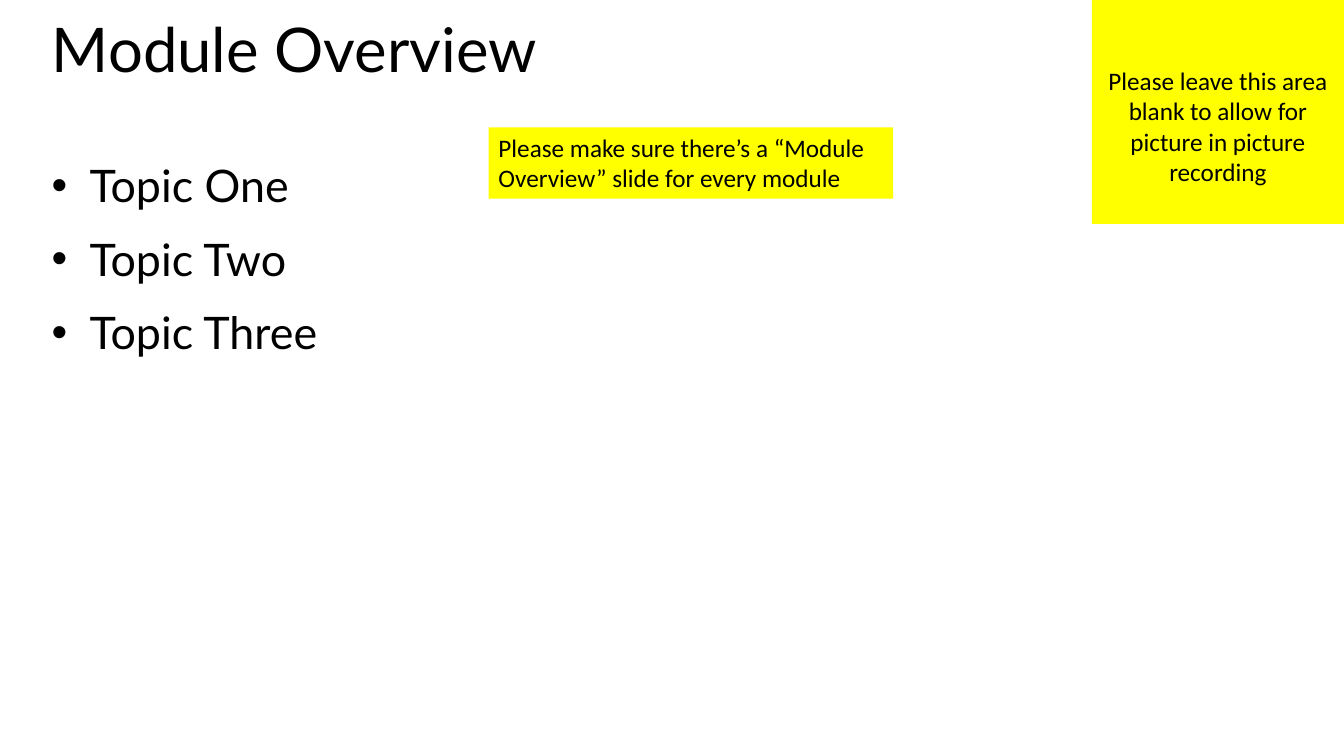
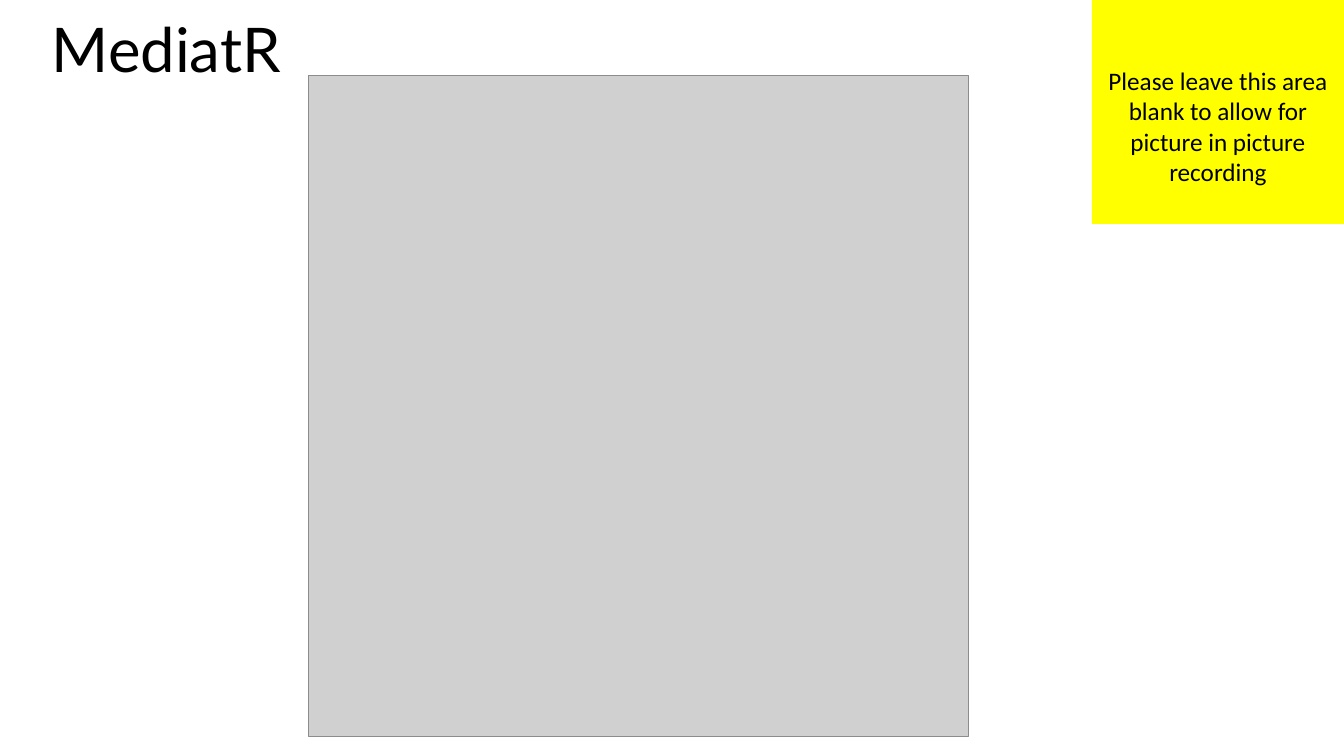
Before and after one commit to MisterJames/AzureImageProcessing, a slide deck: slide 25 of Presentation Materials/MVA-ApplicationsOnAzure-02.pptx (slide 2 before the commit). Drawn at 1344x756 pixels with LibreOffice and Linux fonts; fonts in the diff are those of the drawing; grey boxes stand for pictures. Boxes give left, top, right and bottom in pixels: in the first picture for what was removed or moved away, otherwise in the second. Text is boxed around its words. In the diff, an @@ line names an element or a change of style, - is before the commit and + after.

```diff
--- a/Presentation Materials/MVA-ApplicationsOnAzure-02.pptx
+++ b/Presentation Materials/MVA-ApplicationsOnAzure-02.pptx
@@ title at <box>52,26,281,73</box>: text changed @@
-Module Overview
+MediatR
@@ picture added at <box>309,76,968,736</box> @@
@@ rectangle removed at <box>489,127,893,199</box> @@
-Please make sure there’s a “Module Overview” slide for every module
@@ text removed at <box>90,169,317,357</box> @@
-• Topic One
-• Topic Two
-• Topic Three
```
Also in this commit, not shown: 1 other slide changed, 36 slides added, 1 slide removed, 33 other files.
